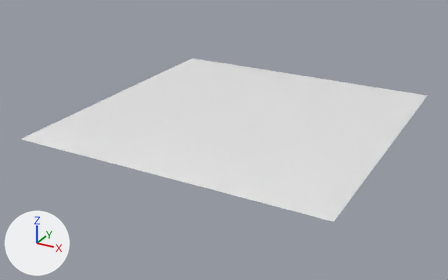
Two versions of the Blender file Interior/Rug/Rug.blend, one commit apart.
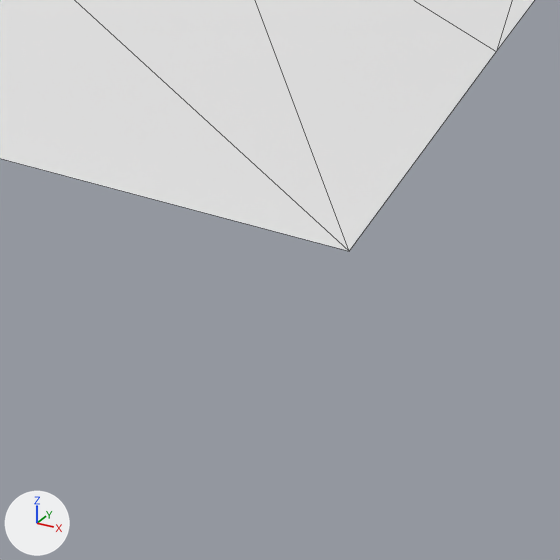
The first picture shows the older version from a 50 mm camera at (1.76, -3.45, 1.51) aimed at (-0.07, -0.12, -0.15). The close-ups show both versions on the part from 67% to 79% of the width and 70% to 90% of the height of that picture. The axes (+X, +Y, +Z) are drawn at lower left. The lights are the same throughout. The close-ups show mesh edges as thin lines. Materials are left out; every surface is plain grey.
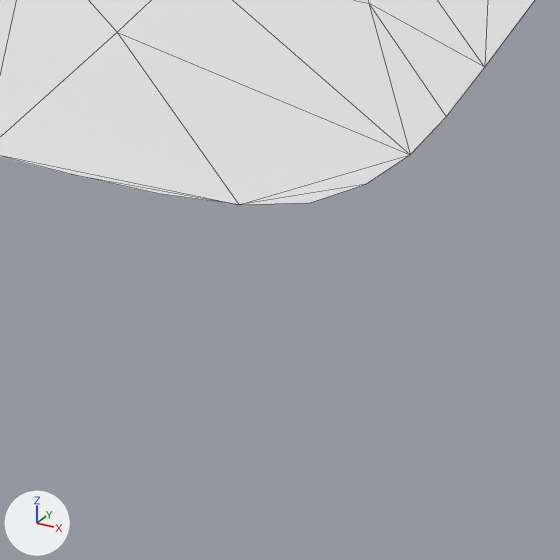
Pixel boxes [x1, y1, x2, y2] of what changed, in the close-ups (560 x 560 px):
'Plane', modifiers changed: before [0, 0, 534, 251]; after [0, 0, 534, 205]

What the commit changed:
Object 'Plane' (ob_plane) gains a SUBSURF modifier named 'Subdivision'.
Modifier setting: levels = 2.
Object 'Plane' (ob_plane) has a DECIMATE modifier named 'Decimate'.
On modifier 'Decimate' of object 'Plane' (ob_plane), ratio goes from 0.25 to 0.1.
